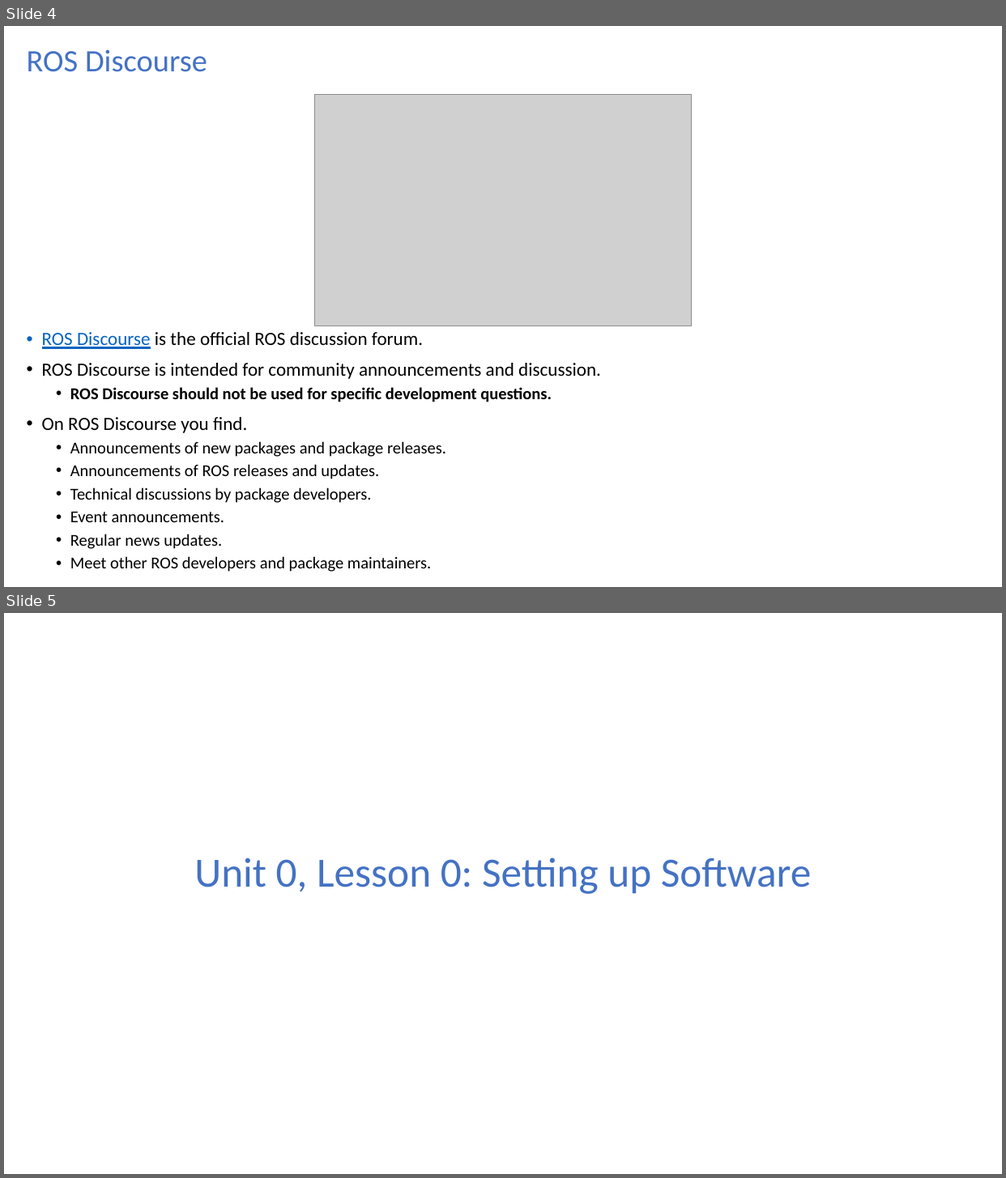
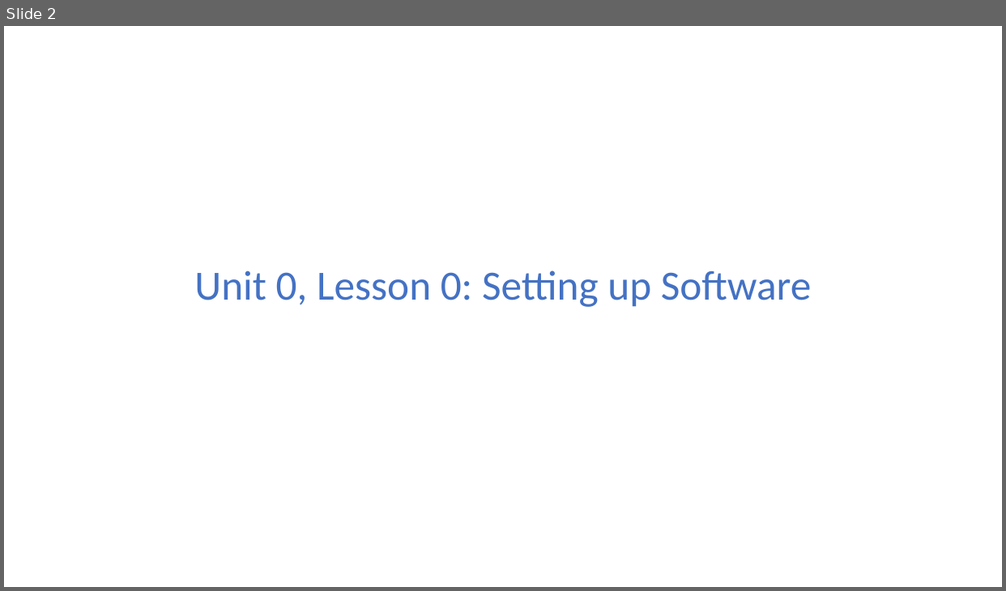
Before and after one commit to turtlebot/TurtleBot4Lessons, a slide deck: units/Unit00-TB4-Introduction/L00-InstallingSoftware/U00-L00-InstallingSoftware.ppt. Shown one above the other, each under a label of ours: slides 4 and 5 before the commit, slide 2 after it. The pictures are 1006x1178 and 1006x591 pixels, drawn with LibreOffice and Linux fonts; fonts in the diff are those of the drawing; grey boxes stand for pictures. Boxes give left, top, right and bottom in pixels: in the first picture for what was removed or moved away, otherwise in the second. Text is boxed around its words. In the diff, an @@ line names an element or a change of style, - is before the commit and + after.

```diff
--- a/units/Unit00-TB4-Introduction/L00-InstallingSoftware/U00-L00-InstallingSoftware.ppt
+++ b/units/Unit00-TB4-Introduction/L00-InstallingSoftware/U00-L00-InstallingSoftware.ppt
@@ slide 4 removed at (x1=4, y1=26, x2=1002, y2=587), background #FFFFFF @@
@@ title removed at (x1=27, y1=49, x2=207, y2=72) @@
-ROS Discourse
@@ picture removed at (x1=315, y1=95, x2=692, y2=327) @@
@@ text removed at (x1=42, y1=332, x2=601, y2=572) @@
-• ROS Discourse is the official ROS discussion forum.
-• ROS Discourse is intended for community announcements and discussion.
-  • ROS Discourse should not be used for specific development questions.
-• On ROS Discourse you find.
-  • Announcements of new packages and package releases.
-  • Announcements of ROS releases and updates.
-  • Technical discussions by package developers.
-  • Event announcements.
-  • Regular news updates.
-  • Meet other ROS developers and package maintainers.
@@ what was slide 5 is now slide 2 @@
```
Also in this commit, not shown: 2 slides changed, 2 other slides removed, 7 other files.
